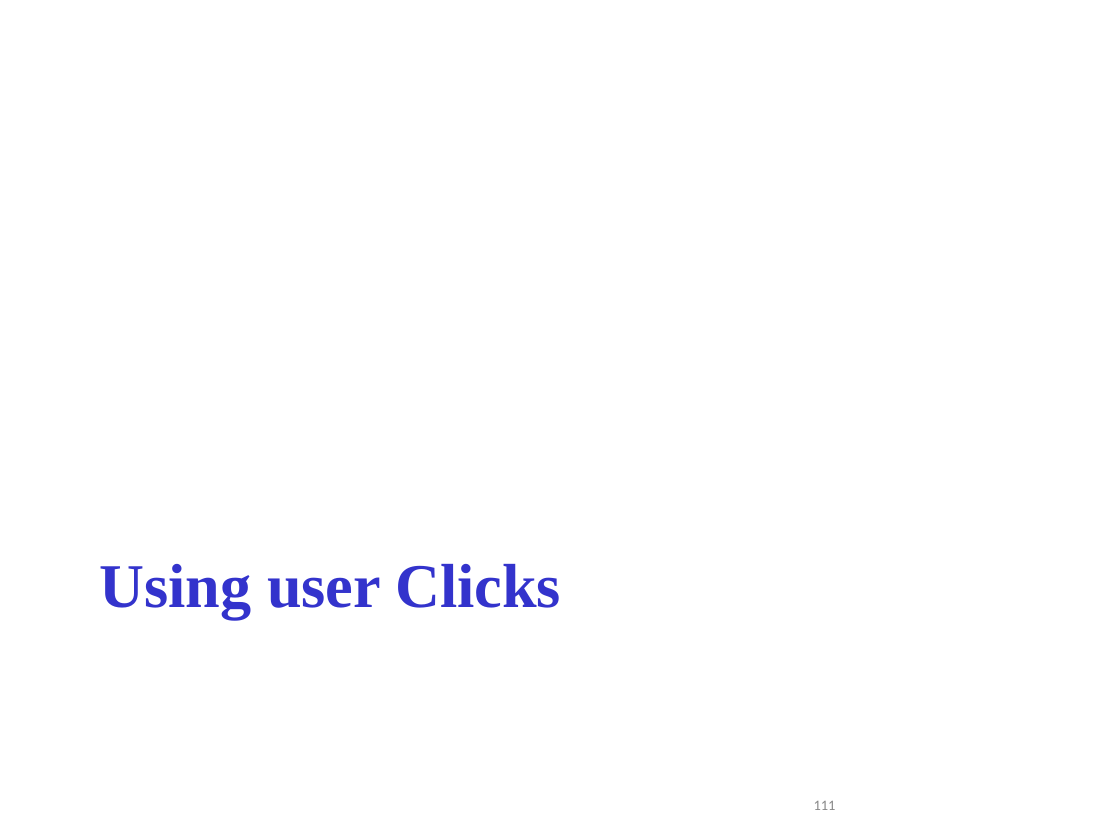
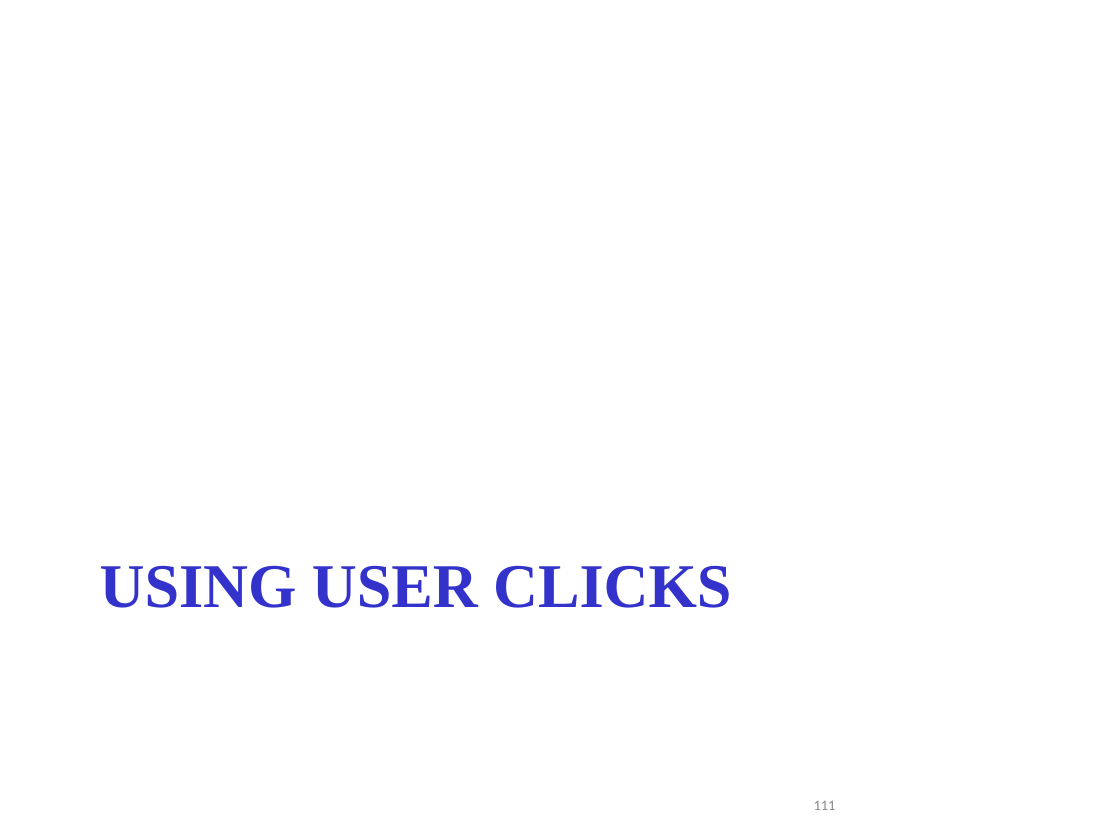
Before and after one commit to zhengxq27/Junoir_study_last, a slide deck: slide 111 of 数据挖掘/课件/retrieval-evaluation.ppt. Drawn at 1120x840 pixels with LibreOffice and Linux fonts; fonts in the diff are those of the drawing. Boxes give left, top, right and bottom in pixels: in the first picture for what was removed or moved away, otherwise in the second. Text is boxed around its words. In the diff, an @@ line names an element or a change of style, - is before the commit and + after.

```diff
--- a/数据挖掘/课件/retrieval-evaluation.ppt
+++ b/数据挖掘/课件/retrieval-evaluation.ppt
@@ title at box(100, 566, 731, 608): text changed @@
-Using user Clicks
+USING USER CLICKS
```
Also in this commit, not shown: 3 other slides changed, 1 other file.
